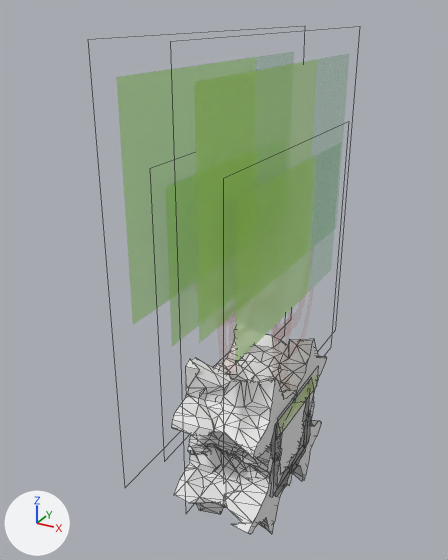
What one commit did to the FBX model Assets/Models/Map/palikka.fbx.
The view is the same before and after, from a 50 mm lens placed at (2.67, -5.61, 4.6), pointed at (-0.37, -0.09, 1.84). The axes (+X, +Y, +Z) are drawn at lower left. The lights are the same throughout. Mesh edges are drawn as thin lines. Where no turn or scale is listed for an object, it has been applied to the vertices.

In view in the first picture: 'Background TreeLarge', 'Background TreeSmall', 'ForegroundTreeLarge', 'ForegroundTreeSmall', 'Grass', 'Palikka', 'TarmonKulmaBottomLeft', 'TarmonKulmaBottomRight', 'TarmonKulmaTopLeft', 'TarmonKulmaTopRight', 'TarmonReunaLeft'.
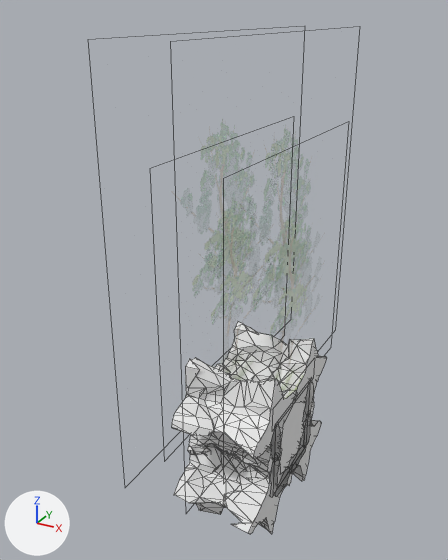
Commit message: Palikka update again

Where the newer file only moved an object's origin or applied its transform, the numbers keep the older frame.

The change, as a list of edits to the scene's bpy script:
```text
Add img_tree0140_png:
    img_tree0140_png = load_image('Tree0140.png', '../../Textures/Trees/Tree0140.png', 1024, 1024, 'Non-Color')
Change mat_tree:
    where n2 = _N.new('ShaderNodeTexImage'); n2.name = 'Image Texture'
    n2.image: img_tree1_png -> img_tree0140_png
    where n3 = _N.new('ShaderNodeTexImage'); n3.name = 'Image Texture.001'
    n3.image: img_tree1_png -> img_tree0140_png
Change me_cube_021:
    where me_cube_021.from_pydata(...)  # 24 vertices, 6 faces; spans x -0.55..0.55, y -0.6..0.6, z 0.36..0.64
    used by ob_grass; location = (0.0, 0.0, 0.0)
    me_cube_021 part 1: all 2 vertices in x 0.55, y -0.6..0.6, z 0.64 are moved by (-0.055, 0.0, -0.35)
Change ob_grass:
    ob_grass.location: (0.0, 0.0, 0.0) -> (0.0, 0.0, 0.45)
```

Changed parts and their boxes (x1, y1, x2, y2) in the pictures (448 x 560 px; the box of a moved part takes in the faces that stretch with it):
'ForegroundTreeLarge', surface changed (green to grey): (195, 59, 323, 347) in both
'Background TreeLarge', surface changed: (117, 57, 269, 333) in both
'ForegroundTreeSmall', surface changed (green to grey): (235, 156, 316, 364) in both
'Background TreeSmall', surface changed: (166, 174, 263, 348) in both
'Grass', reshaped, moved: before (278, 371, 318, 436); after (281, 375, 303, 399)
part 1 of me_cube_021, moved or reshaped: before (278, 371, 318, 436); after (284, 375, 303, 399)
